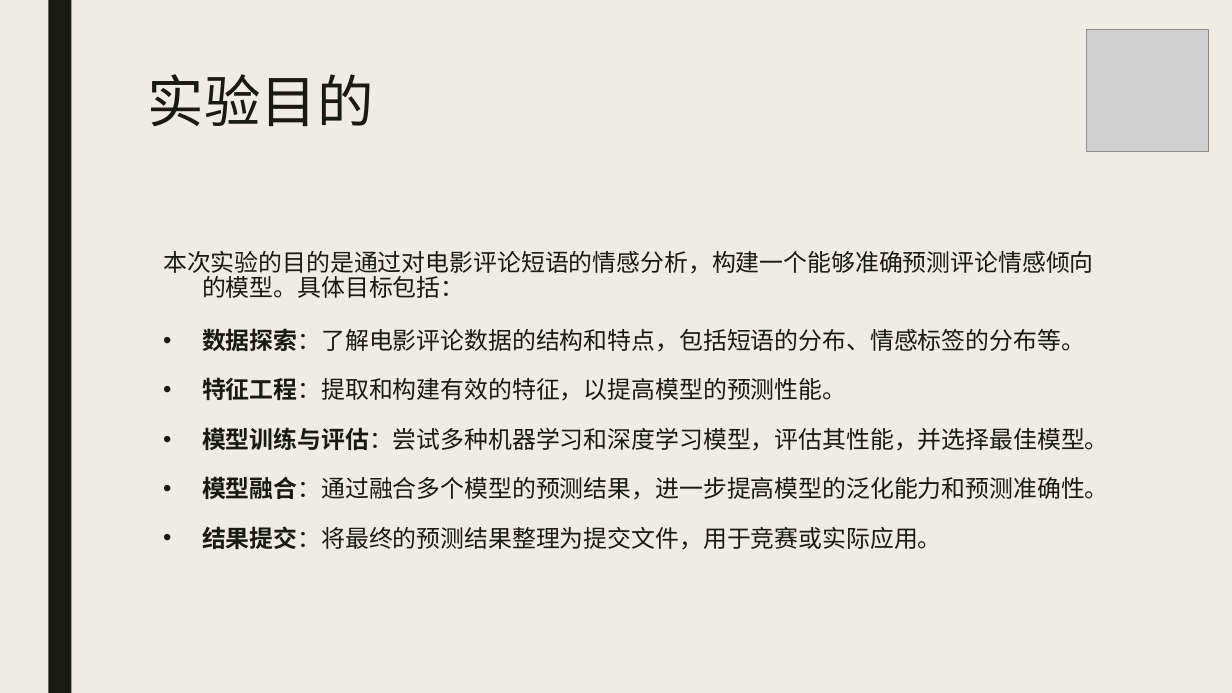
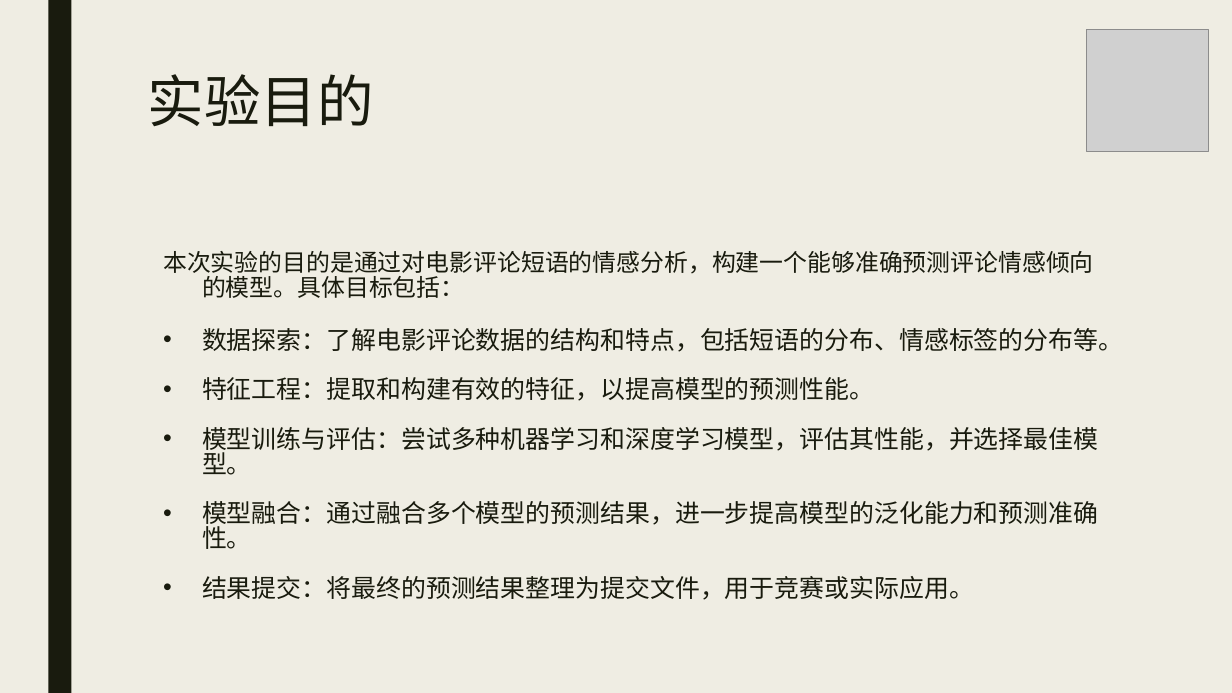
Before and after one commit to hazelyang2/DEEPLEARNING, a slide deck: slide 3 of 深度学习课程设计.pptx. Drawn at 1232x693 pixels with LibreOffice and Linux fonts; fonts in the diff are those of the drawing; grey boxes stand for pictures. Boxes give left, top, right and bottom in pixels: in the first picture for what was removed or moved away, otherwise in the second. Text is boxed around its words. In the diff, an @@ line names an element or a change of style, - is before the commit and + after.

```diff
--- a/深度学习课程设计.pptx
+++ b/深度学习课程设计.pptx
@@ text at (202,328,1123,600): size 18.6 to 19.4 pt, bold off in "数据探索：了解电影评论数据的结构和特点，包括短语的分布、情感标签的分布等。", "特征工程：提取和构建有效的特征，以提高模型的预测性能。", "模型训练与评估：尝试多种机器学习和深度学习模型，评估其性能，并选择最佳模型。", "模型融合：通过融合多个模型的预测结果，进一步提高模型的泛化能力和预测准确性。" and 1 more places @@
```
Also in this commit, not shown: 24 other slides changed, 3 slides added, 1 other file.
